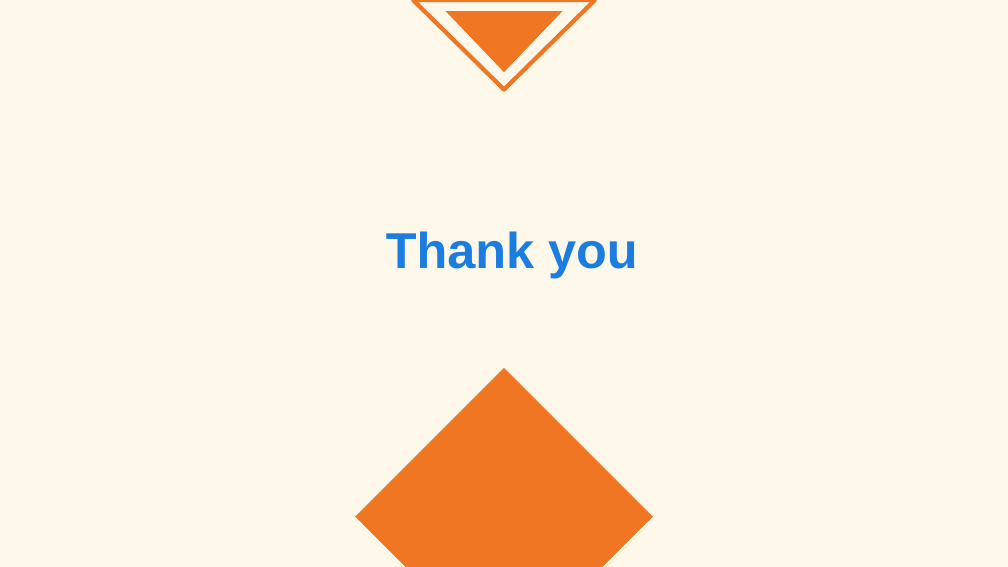
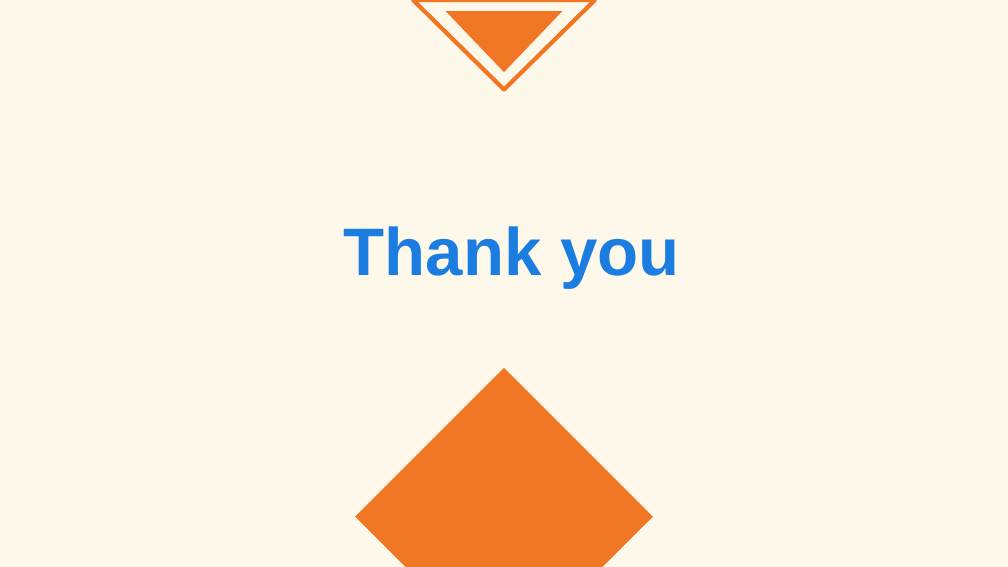
Before and after one commit to andyy0123/STV_finalProject, a slide deck: slide 16 of midterm.pptx (slide 15 before the commit). Drawn at 1008x567 pixels with LibreOffice and Linux fonts; fonts in the diff are those of the drawing. Boxes give left, top, right and bottom in pixels: in the first picture for what was removed or moved away, otherwise in the second. Text is boxed around its words. In the diff, an @@ line names an element or a change of style, - is before the commit and + after.

```diff
--- a/midterm.pptx
+++ b/midterm.pptx
@@ text "Thank you" at (344,226,679,288): size 36 to 48 pt @@
```
Also in this commit, not shown: 12 other slides changed, 1 slide added, 2 other files.
